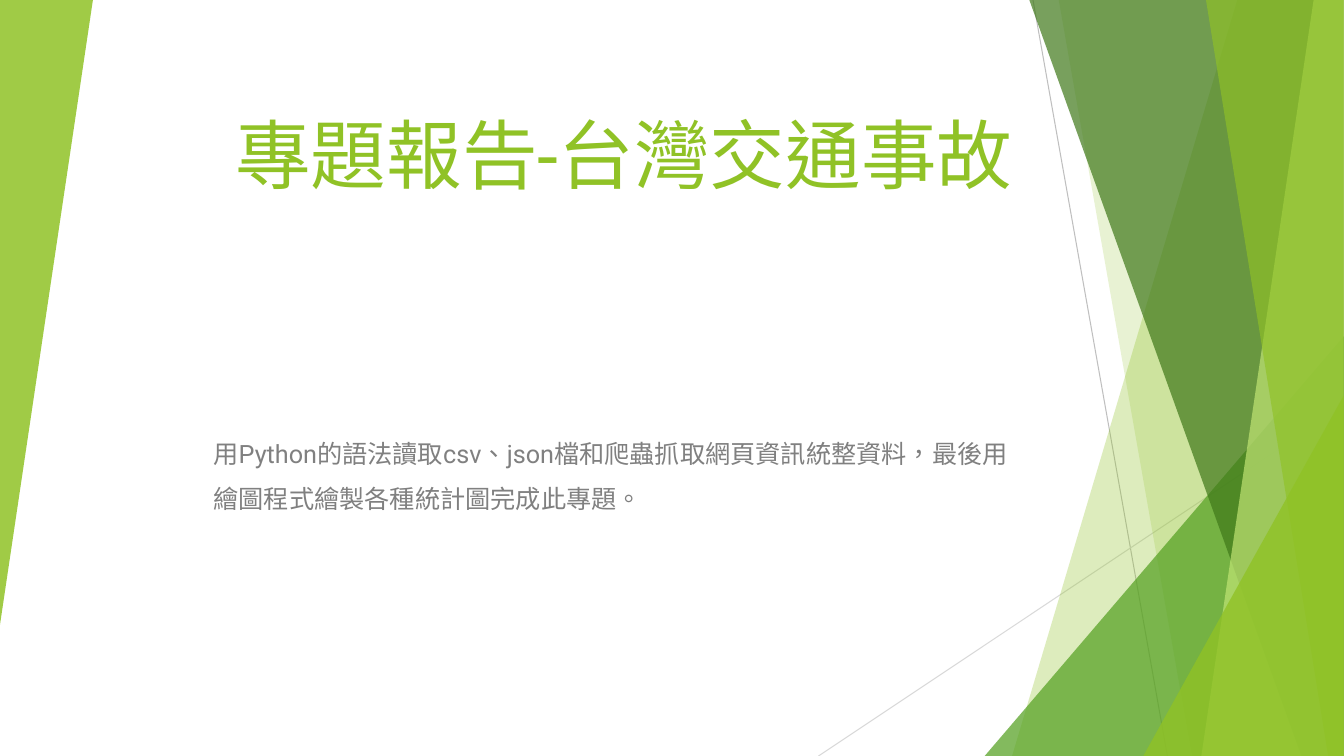
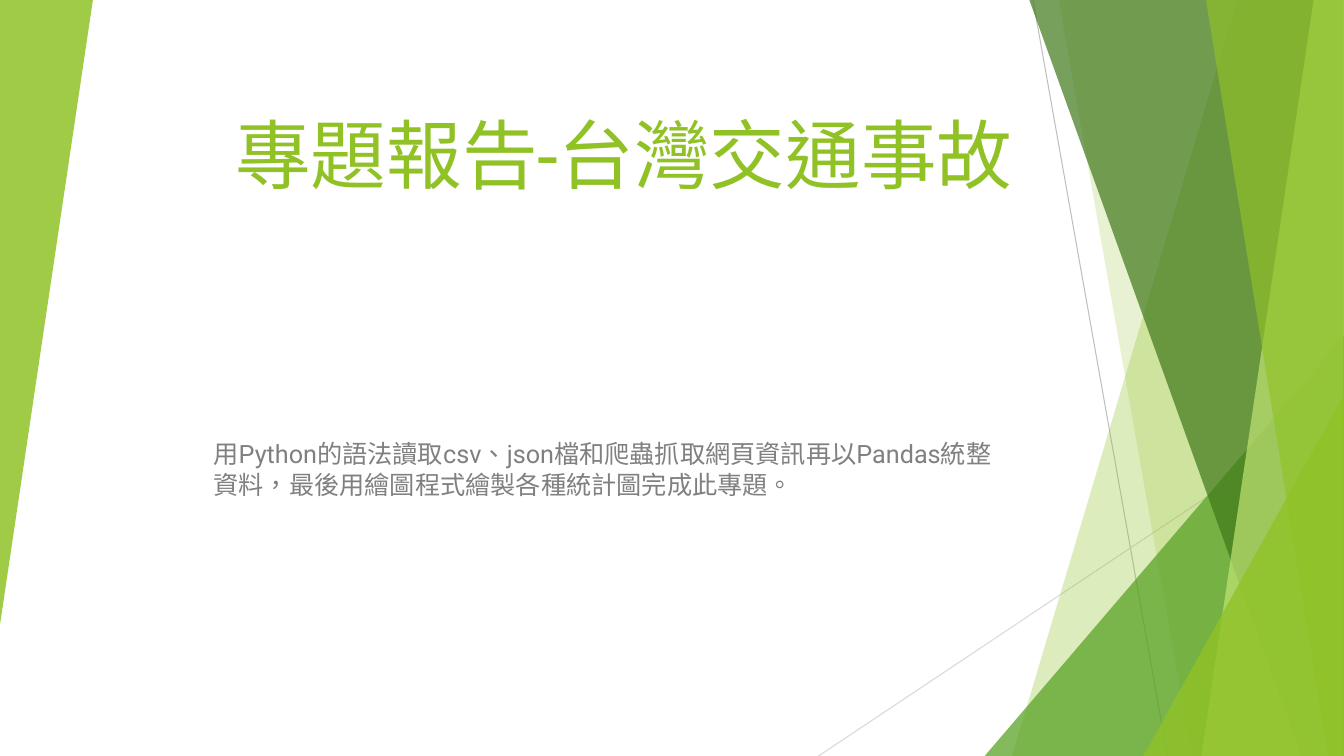
Before and after one commit to ooxx2500/python-sql-for-test, a slide deck: slide 1 of python/專題報告/專題報告-台灣交通事故.pptx. Drawn at 1344x756 pixels with LibreOffice and Linux fonts; fonts in the diff are those of the drawing. Boxes give left, top, right and bottom in pixels: in the first picture for what was removed or moved away, otherwise in the second. Text is boxed around its words. In the diff, an @@ line names an element or a change of style, - is before the commit and + after.

```diff
--- a/python/專題報告/專題報告-台灣交通事故.pptx
+++ b/python/專題報告/專題報告-台灣交通事故.pptx
@@ subtitle at <box>214,442,992,496</box>: text changed @@
-用Python的語法讀取csv、json檔和爬蟲抓取網頁資訊統整資料，最後用
-繪圖程式繪製各種統計圖完成此專題。
+用Python的語法讀取csv、json檔和爬蟲抓取網頁資訊再以Pandas統整資料，最後用繪圖程式繪製各種統計圖完成此專題。
```
Also in this commit, not shown: 3 slides added, 2 slides removed, 3 other files.
